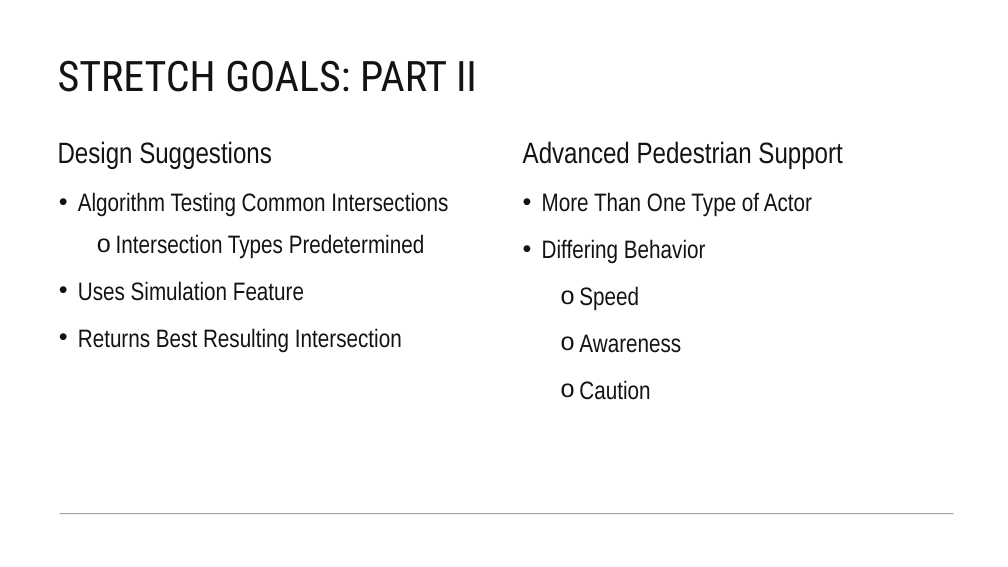
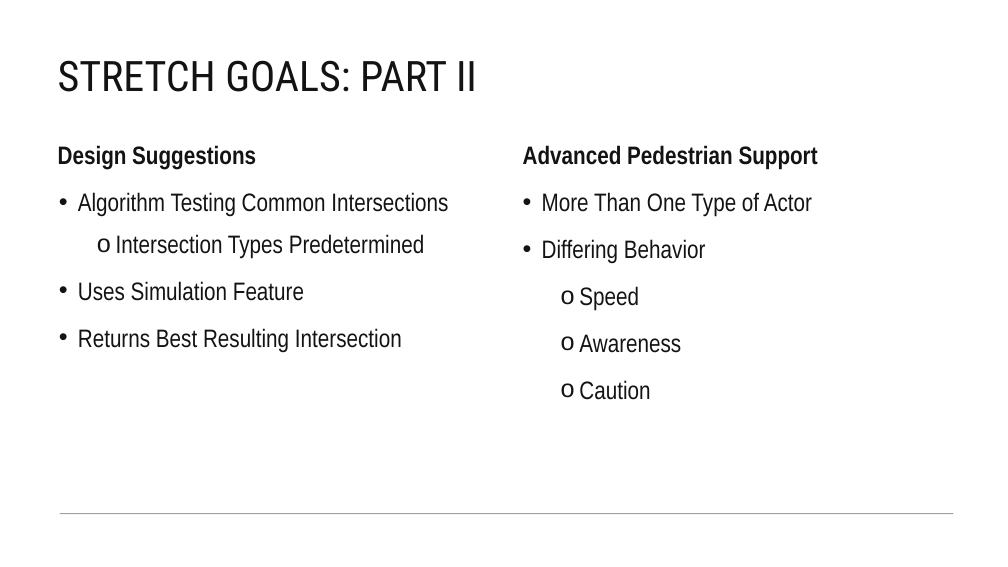
Before and after one commit to Team-Gala-JP/Team-Gala-JP, a slide deck: slide 10 of Traffic Sim.pptx. Drawn at 1008x567 pixels with LibreOffice and Linux fonts; fonts in the diff are those of the drawing. Boxes give left, top, right and bottom in pixels: in the first picture for what was removed or moved away, otherwise in the second. Text is boxed around its words. In the diff, an @@ line names an element or a change of style, - is before the commit and + after.

```diff
--- a/Traffic Sim.pptx
+++ b/Traffic Sim.pptx
@@ text "Design Suggestions" at (58, 145, 256, 170): size 28 to 24 pt, bold on @@
@@ text "Advanced Pedestrian Support" at (523, 145, 818, 170): size 28 to 24 pt, bold on @@
```
Also in this commit, not shown: 1 other slide changed.
